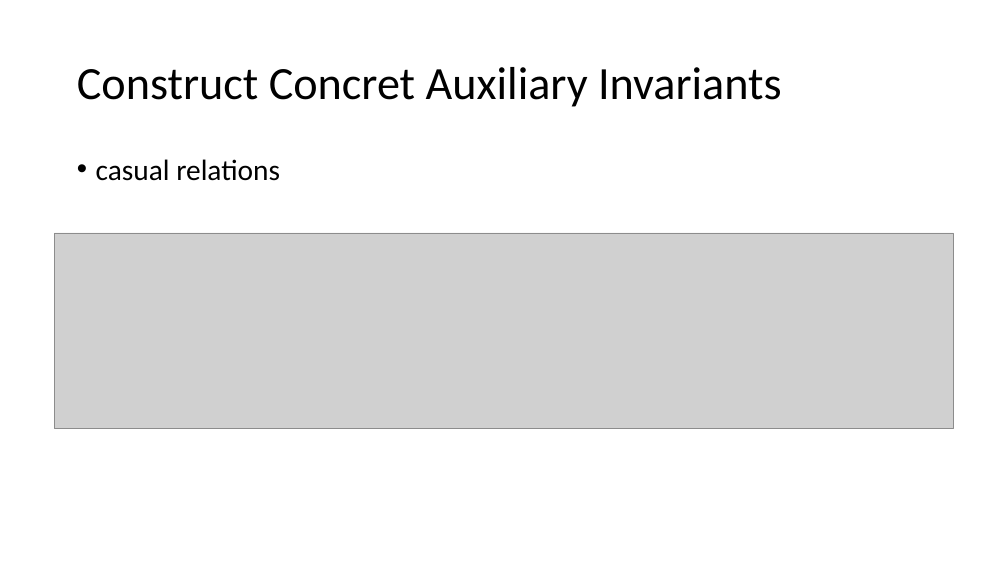
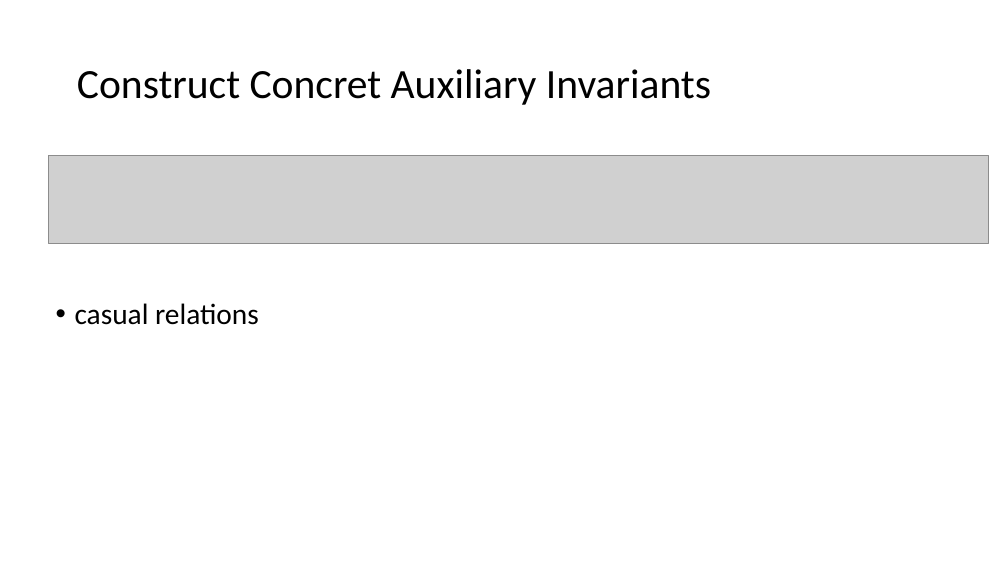
Before and after one commit to bacmive/paper_notes, a slide deck: slide 7 of notes3-paraverifier-theory.pptx. Drawn at 1008x567 pixels with LibreOffice and Linux fonts; fonts in the diff are those of the drawing; grey boxes stand for pictures. Boxes give left, top, right and bottom in pixels: in the first picture for what was removed or moved away, otherwise in the second. Text is boxed around its words. In the diff, an @@ line names an element or a change of style, - is before the commit and + after.

```diff
--- a/notes3-paraverifier-theory.pptx
+++ b/notes3-paraverifier-theory.pptx
@@ title "Construct Concret Auxiliary Invariants" at <box>77,69,711,105</box>: size 44 to 39.6 pt @@
@@ picture added at <box>48,156,989,243</box> @@
@@ picture removed at <box>54,233,954,429</box> @@
@@ text "casual relations": place and size @@
-text "casual relations" at <box>96,159,280,181</box>
+text "casual relations" at <box>75,303,259,325</box>
```
Also in this commit, not shown: 2 other slides changed, 5 slides added.
